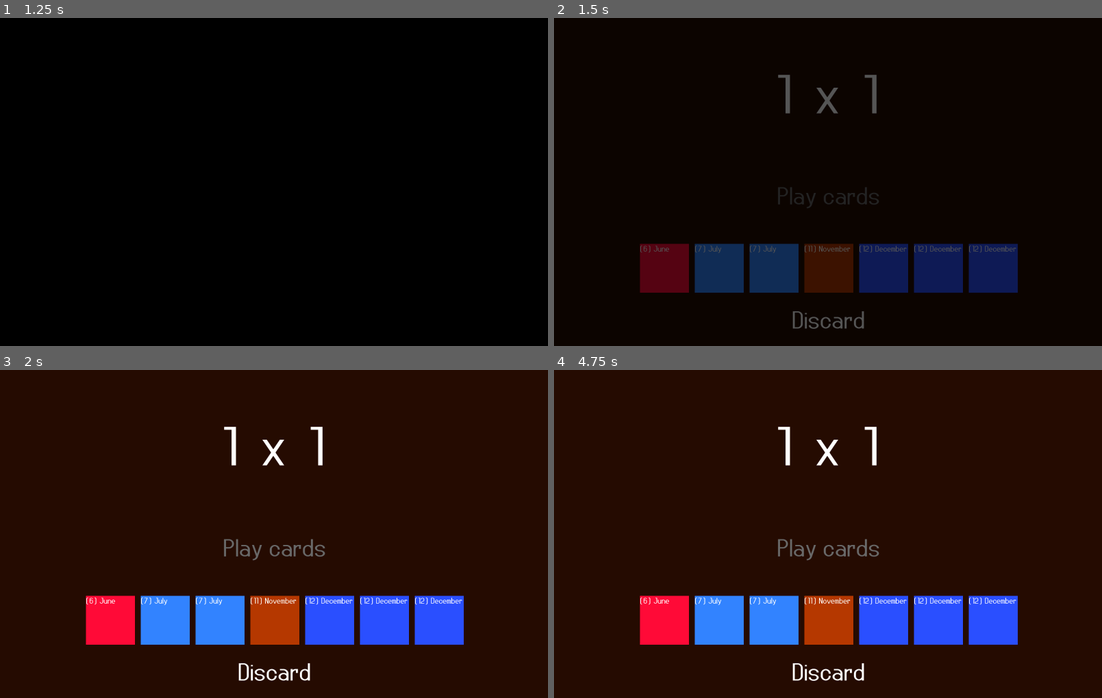
Above: before the commit, frames 1-4 (two rows, left to right).
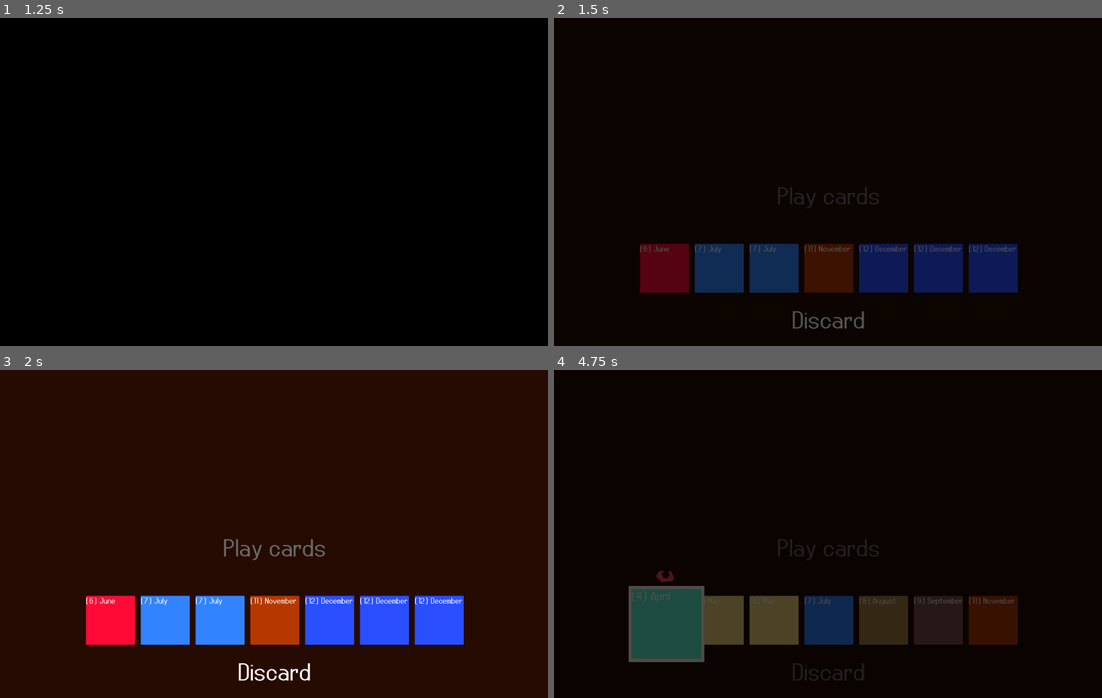
Above: after the commit, the same moments.

Repository: markeryjane/seeker
Game: Godot game, scene res://scenes/title_screen.tscn
Two runs of this game, one before a commit and one after it. Both use one fixed random seed, a clock stepped at 60 frames per second and the inputs below.
Inputs:
- Up to frame 1 (1.25 s): tap Enter (ui_accept) at 0.5, 0.6, 0.77, 1.07 s; hold Right (ui_right) from 0.53 s (still down)
- Up to frame 2 (1.5 s): release Right (ui_right) at 1.28 s; hold Down (ui_down) from 1.28 s (still down); tap Z (discard) at 1.35 s
- Up to frame 3 (2 s): keep holding Down (ui_down); tap Enter (ui_accept) at 1.52, 1.55, 1.82 s
- Up to frame 4 (4.75 s): release Down (ui_down) at 2.03 s; hold Right (ui_right) 2.03-2.78 s; tap X (play_hand) at 2.1, 4.35 s; tap Enter (ui_accept) at 2.3, 2.75, 2.85, 3.02, 3.32, 3.77, 3.8, 4.07, 4.25, 4.52, 4.55 s; hold Up (ui_up) 2.78-3.53 s; hold Left (ui_left) from 3.53 s (still down); tap Z (discard) at 3.6 s

Frame 1 is identical in both runs. In frame 2, 0.4% of the frame differs, in the area x 40-59%, y 17-30%; in frame 3, 0.4%; in frame 4, 100%, in the area x 0-100%, y 0-100%.

Commit message:
added game over screen

Diff:
--- /dev/null
+++ b/scenes/game_over_screen.gd
@@ -0,0 +1,12 @@
+extends Node2D
+
+
+# Called when the node enters the scene tree for the first time.
+func _ready() -> void:
+	pass # Replace with function body.
+
+
+# Called every frame. 'delta' is the elapsed time since the previous frame.
+func _process(delta: float) -> void:
+	if Input.is_action_just_pressed("ui_accept"):
+		SceneTransition.goToScene(load("res://scenes/title_screen.tscn"))
--- /dev/null
+++ b/scenes/game_over_screen.tscn
@@ -0,0 +1,42 @@
+[gd_scene load_steps=2 format=3 uid="uid://dqr5kkyshfci1"]
+
+[ext_resource type="Script" path="res://scenes/game_over_screen.gd" id="1_8qjxw"]
+
+[node name="GameOverScreen" type="Node2D"]
+script = ExtResource("1_8qjxw")
+
+[node name="ColorRect" type="ColorRect" parent="."]
+offset_right = 2023.0
+offset_bottom = 1227.0
+color = Color(0, 0, 0, 0.792157)
+
+[node name="CenterContainer" type="CenterContainer" parent="."]
+offset_right = 2002.0
+offset_bottom = 1195.0
+
+[node name="VBoxContainer" type="VBoxContainer" parent="CenterContainer"]
+layout_mode = 2
+
+[node name="GameOverText" type="Label" parent="CenterContainer/VBoxContainer"]
+layout_mode = 2
+theme_override_font_sizes/font_size = 90
+text = "Game over
+Your score:"
+horizontal_alignment = 1
+
+[node name="ScoreText" type="Label" parent="CenterContainer/VBoxContainer"]
+layout_mode = 2
+theme_override_font_sizes/font_size = 90
+text = "500
+"
+horizontal_alignment = 1
+
+[node name="ScoreText2" type="Label" parent="CenterContainer/VBoxContainer"]
+layout_mode = 2
+theme_override_font_sizes/font_size = 90
+text = "
+
+
+Press Space to restart
+"
+horizontal_alignment = 1
--- a/scenes/main_scene.gd
+++ b/scenes/main_scene.gd
@@ -1,5 +1,5 @@
 extends Node2D
-
+const GAME_OVER_SCREEN = preload("res://scenes/game_over_screen.tscn")
 const CARD_BASE = preload("res://card_base.tscn")
 var base_deck = []
 
@@ -12,6 +12,7 @@
 @onready var play_label: Label = %PlayLabel
 @onready var points_label: Label = %PointsLabel
 @onready var multiplier_label: Label = %MultiplierLabel
+@onready var combo_display_animation_player: AnimationPlayer = %ComboDisplayAnimationPlayer
 
 var selection_index = 0
 
@@ -80,6 +81,8 @@
 
 func game_over():
 	game_is_over = true
+	var inst = GAME_OVER_SCREEN.instantiate()
+	add_child(inst)
 
 # Called when the node enters the scene tree for the first time.
 func _ready() -> void:
@@ -154,13 +157,8 @@
 		setup_deck()
 
 
-	update_combo_display()
-
 	#reposition_cards_in_hand()
 
-func update_combo_display():
-	var tween = get_tree().create_tween()
-	#tween.tween_property(self, "points_label")
 
 func select_card():
 	hand[selection_index].selected = !hand[selection_index].selected
@@ -243,6 +241,8 @@
 	combo_display_value = scoring_numbers.size()
 	multiplier_label.text = str(combo_display_value)
 
+	combo_display_animation_player.play("animate_combo_display")
+
 	#printt("POINTS",_points_to_add)
 	#print(scoring_numbers)
 
--- a/scenes/main_scene.tscn
+++ b/scenes/main_scene.tscn
@@ -1,6 +1,42 @@
-[gd_scene load_steps=2 format=3 uid="uid://hwsl16lji7g8"]
+[gd_scene load_steps=5 format=3 uid="uid://hwsl16lji7g8"]
 
 [ext_resource type="Script" path="res://scenes/main_scene.gd" id="1_m7ixl"]
+
+[sub_resource type="Animation" id="Animation_257vy"]
+resource_name = "animate_combo_display"
+tracks/0/type = "value"
+tracks/0/imported = false
+tracks/0/enabled = true
+tracks/0/path = NodePath(".:modulate")
+tracks/0/interp = 1
+tracks/0/loop_wrap = true
+tracks/0/keys = {
+"times": PackedFloat32Array(0, 0.533333, 1),
+"transitions": PackedFloat32Array(1, 1, 1),
+"update": 0,
+"values": [Color(1, 1, 1, 0), Color(1, 1, 1, 1), Color(1, 1, 1, 0)]
+}
+
+[sub_resource type="Animation" id="Animation_8s8fh"]
+length = 0.001
+tracks/0/type = "value"
+tracks/0/imported = false
+tracks/0/enabled = true
+tracks/0/path = NodePath(".:modulate")
+tracks/0/interp = 1
+tracks/0/loop_wrap = true
+tracks/0/keys = {
+"times": PackedFloat32Array(0),
+"transitions": PackedFloat32Array(1),
+"update": 0,
+"values": [Color(1, 1, 1, 0)]
+}
+
+[sub_resource type="AnimationLibrary" id="AnimationLibrary_hyl17"]
+_data = {
+"RESET": SubResource("Animation_8s8fh"),
+"animate_combo_display": SubResource("Animation_257vy")
+}
 
 [node name="MainScene" type="Node2D"]
 script = ExtResource("1_m7ixl")
@@ -45,6 +81,7 @@
 horizontal_alignment = 1
 
 [node name="ComboDisplay" type="CenterContainer" parent="."]
+modulate = Color(1, 1, 1, 0)
 offset_right = 1996.0
 offset_bottom = 552.0
 
@@ -68,3 +105,9 @@
 layout_mode = 2
 theme_override_font_sizes/font_size = 200
 text = "1"
+
+[node name="ComboDisplayAnimationPlayer" type="AnimationPlayer" parent="ComboDisplay"]
+unique_name_in_owner = true
+libraries = {
+"": SubResource("AnimationLibrary_hyl17")
+}
